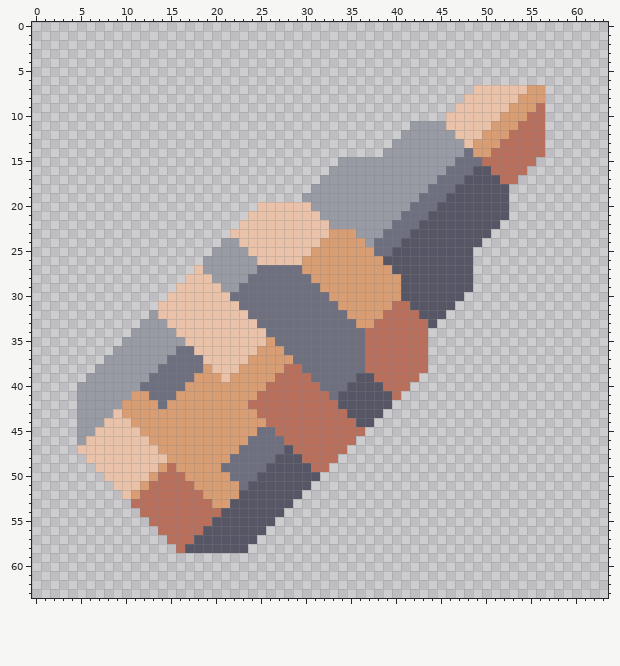
Pixel-art sprite, stored at assets/sprites/icons/icon-bullet-standard.png. The picture above is the old version.
The file is 64x64 pixels.
Now the later version:
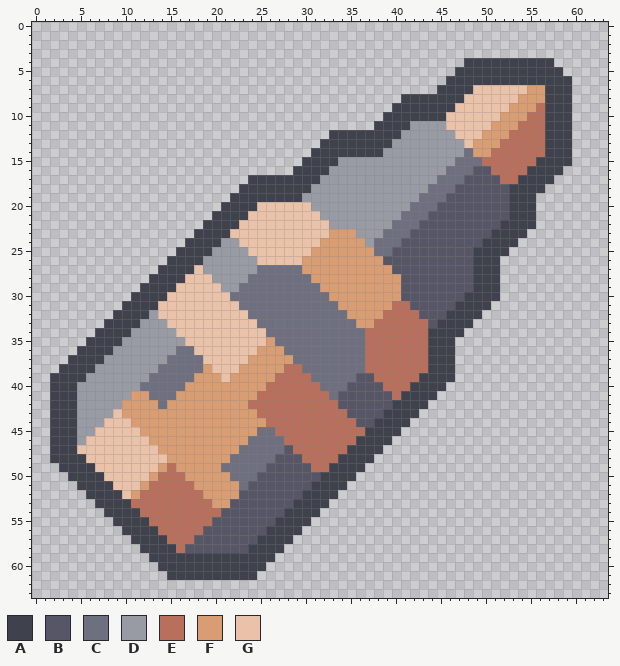
Palette (. is transparent): A #3f424d  B #565666  C #6e7080  D #989aa4  E #b8705c  F #d99d73  G #eac2a9
Edits made:
Colour A now appears in row 4 at x 48 to 57; in row 5 at x 47 to 58; in row 6 at x 46 to 59; in row 7 at x 45 to 48 and 57 to 59; in row 8 at x 41 to 47 and 57 to 59; in row 9 at x 40 to 46 and 57 to 59.
Colour A now appears in row 10 at x 39 to 45 and 57 to 59; in row 11 at x 38 to 41 and 57 to 59; in row 12 at x 33 to 40 and 57 to 59; in row 13 at x 32 to 39 and 57 to 59; in row 14 at x 31 to 38 and 57 to 59; in row 15 at x 30 to 33 and 56 to 59.
Colour A now appears in row 16 at x 29 to 32 and 55 to 58; in row 17 at x 24 to 31 and 54 to 57; in row 18 at x 23 to 30 and 53 to 56; in row 19 at x 22 to 29 and 53 to 55; in row 20 at x 21 to 24 and 53 to 55; in row 21 at x 20 to 23 and 53 to 55.
Colour A now appears in row 22 at x 19 to 22 and 52 to 55; in row 23 at x 18 to 21 and 51 to 54; in row 24 at x 17 to 20 and 50 to 53; in row 25 at x 16 to 19 and 49 to 52; in row 26 at x 15 to 18 and 49 to 51; in row 27 at x 14 to 17 and 49 to 51.
Colour A now appears in row 28 at x 13 to 16 and 49 to 51; in row 29 at x 12 to 15 and 49 to 51; in row 30 at x 11 to 14 and 48 to 51; in row 31 at x 10 to 13 and 47 to 50; in row 32 at x 9 to 12 and 46 to 49; in row 33 at x 8 to 11 and 45 to 48.
Colour A now appears in row 34 at x 7 to 10 and 44 to 47; in row 35 at x 6 to 9 and 44 to 46; in row 36 at x 5 to 8 and 44 to 46; in row 37 at x 4 to 7 and 44 to 46; in row 38 at x 3 to 6 and 44 to 46; in row 39 at x 2 to 5 and 43 to 46.
Colour A now appears in row 40 at x 2 to 4 and 42 to 45; in row 41 at x 2 to 4 and 41 to 44; in row 42 at x 2 to 4 and 40 to 43; in row 43 at x 2 to 4 and 39 to 42; in row 44 at x 2 to 4 and 38 to 41; in row 45 at x 2 to 4 and 37 to 40.
Colour A now appears in row 46 at x 2 to 4 and 36 to 39; in row 47 at x 2 to 4 and 35 to 38; in row 48 at x 2 to 5 and 34 to 37; in row 49 at x 3 to 6 and 33 to 36; in row 50 at x 4 to 7 and 32 to 35; in row 51 at x 5 to 8 and 31 to 34.
Colour A now appears in row 52 at x 6 to 9 and 30 to 33; in row 53 at x 7 to 10 and 29 to 32; in row 54 at x 8 to 11 and 28 to 31; in row 55 at x 9 to 12 and 27 to 30; in row 56 at x 10 to 13 and 26 to 29; in row 57 at x 11 to 14 and 25 to 28.
Colour A now appears in row 58 at x 12 to 15 and 24 to 27; in row 59 at x 13 to 26; in row 60 at x 14 to 25; in row 61 at x 15 to 24.
